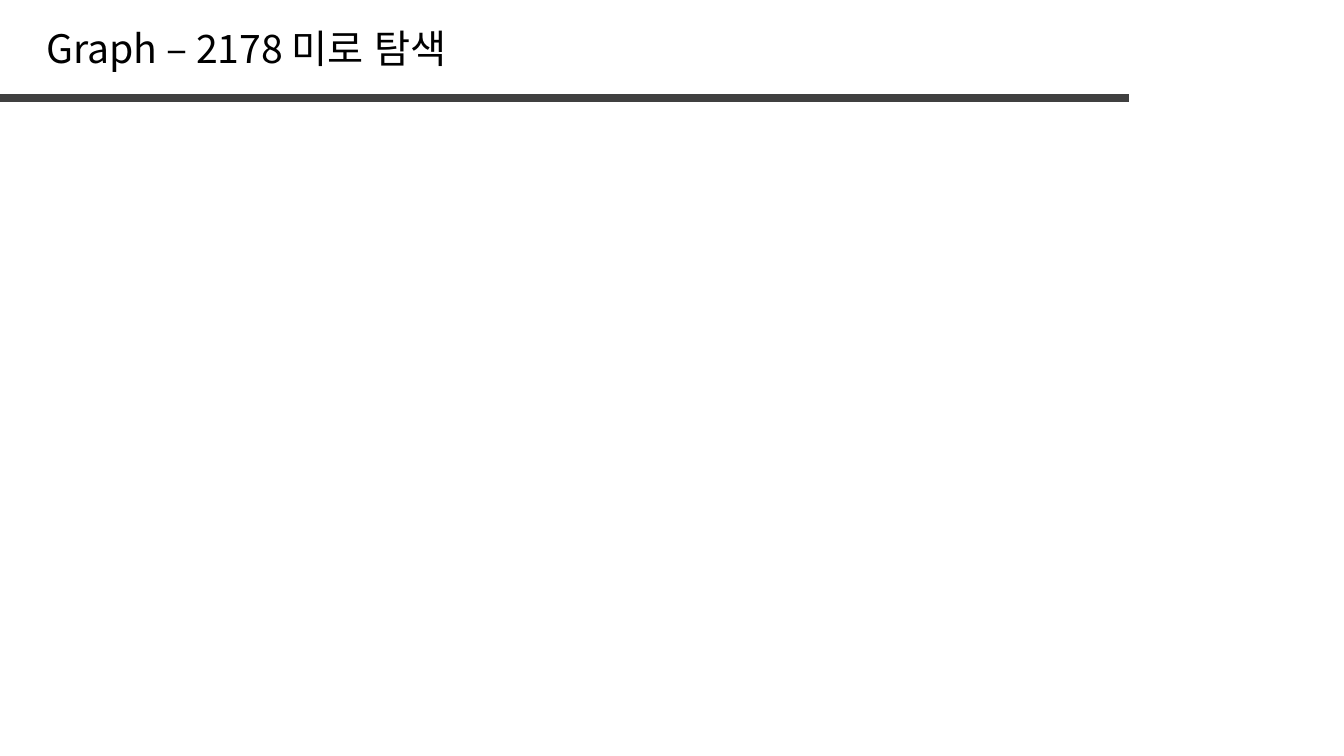
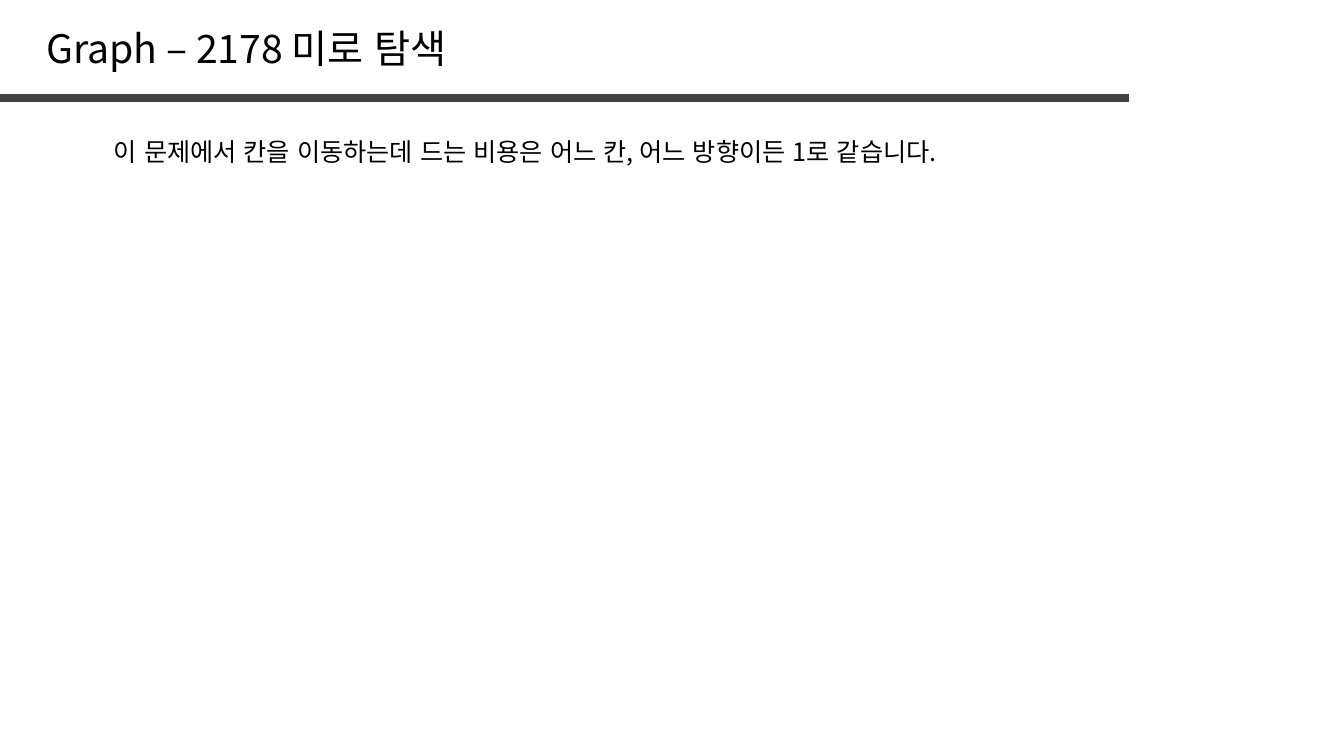
Before and after one commit to jaehoo1/PS-study, a slide deck: slide 45 of study/8_Tree, Graph.pptx (slide 43 before the commit). Drawn at 1344x756 pixels with LibreOffice and Linux fonts; fonts in the diff are those of the drawing. Boxes give left, top, right and bottom in pixels: in the first picture for what was removed or moved away, otherwise in the second. Text is boxed around its words. In the diff, an @@ line names an element or a change of style, - is before the commit and + after.

```diff
--- a/study/8_Tree, Graph.pptx
+++ b/study/8_Tree, Graph.pptx
@@ text added at bbox=[114, 140, 937, 166], 18 pt, text #000000 @@
+이 문제에서 칸을 이동하는데 드는 비용은 어느 칸, 어느 방향이든 1로 같습니다.
```
Also in this commit, not shown: 3 slides added, 1 slide removed.
